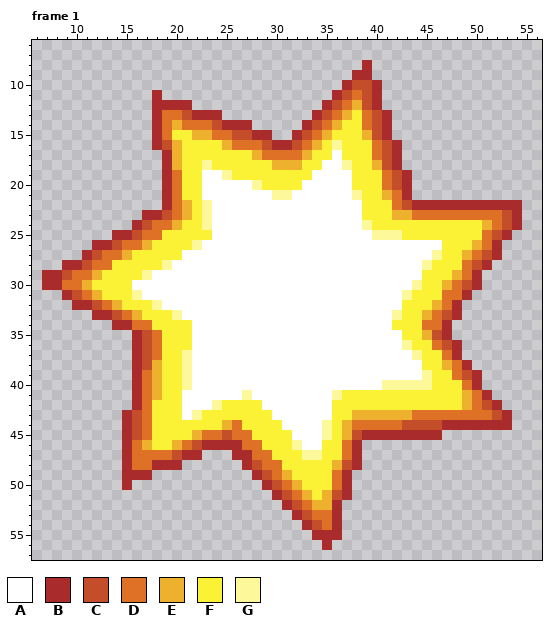
Two states of a pixel-art file, core/assets-src/sprites/impact.anim.ase. Above: the version before the commit.
64x64 pixels, 3 frames. Colours within 5 levels of each other are drawn and written as one. Shown: frame 1: x 6..56, y 6..57. The commit also changed other frames, which this record leaves out.
Palette (. is transparent): A #ffffff  B #aa2b2b  C #c44e29  D #df7126  E #edb12e  F #fbf236  G #fdf899
The result:
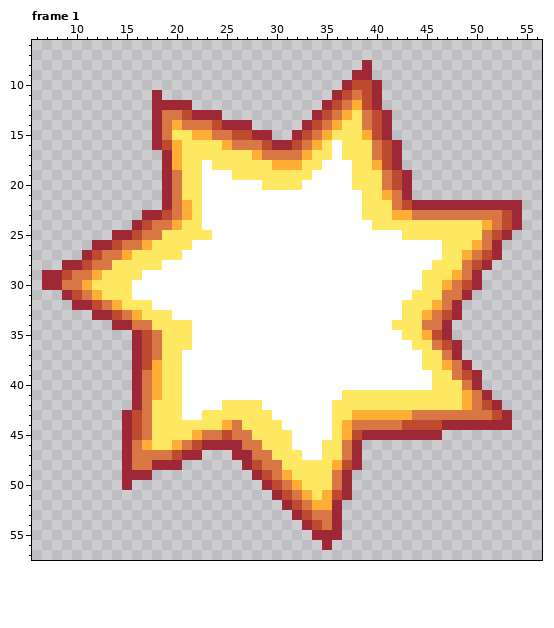
Change:
colour B: #aa2b2b -> #9e2835
colour C: #c44e29 -> #be4a2f
colour D: #df7126 -> #d87644
colour E: #edb12e -> #feae34
colour F: #fbf236 -> #fee761
Frame 1:
y 16: x 36 G -> A
y 18: x 23 G -> A; x 37 G -> A
y 19: x 25 G -> A
y 20: x 28 G -> A
y 21: x 30..31 GG -> AA; x 38 G -> A
y 22..23: x 23 G -> A
y 24: x 23 G -> A; x 39 G -> A
y 25: x 40..42 GGG -> AAA
y 26: x 22 G -> A
y 27: x 46 G -> A
y 28: x 19 G -> A; x 45 G -> A
y 29: x 17 G -> A
y 30: x 44 G -> A
y 31: x 16 G -> A; x 43 G -> A
y 32: x 18 G -> A
y 33: x 20 G -> A; x 42 G -> A
y 36: x 43 G -> A
y 37: x 21 G -> A; x 44 G -> A
y 38: x 21 G -> A
y 39: x 21 G -> A; x 45 G -> A
y 40: x 21 G -> A; x 41..45 GGGGG -> AAAAA
y 41: x 27 G -> A; x 36 G -> A
y 42: x 24 G -> A
y 43: x 22 G -> A
y 44..45: x 35 G -> A
y 46: x 32 G -> A
y 47: x 33..34 GG -> AA
